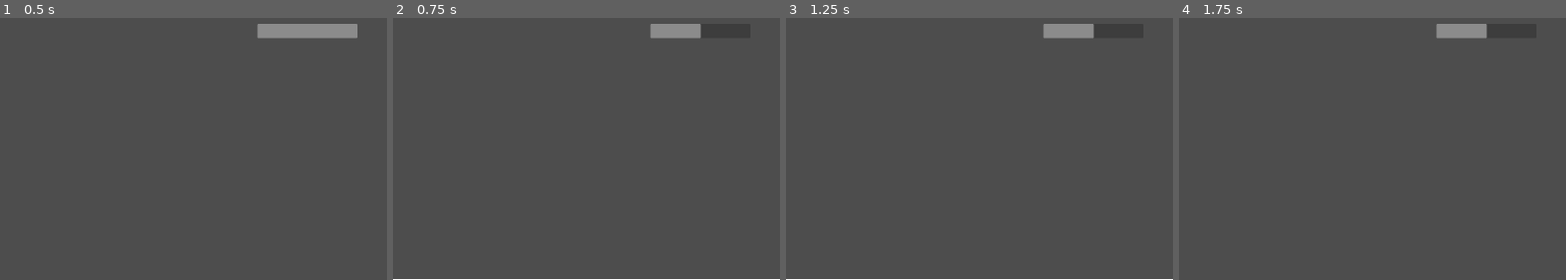
Above: before the commit, frames 1-4 (left to right).
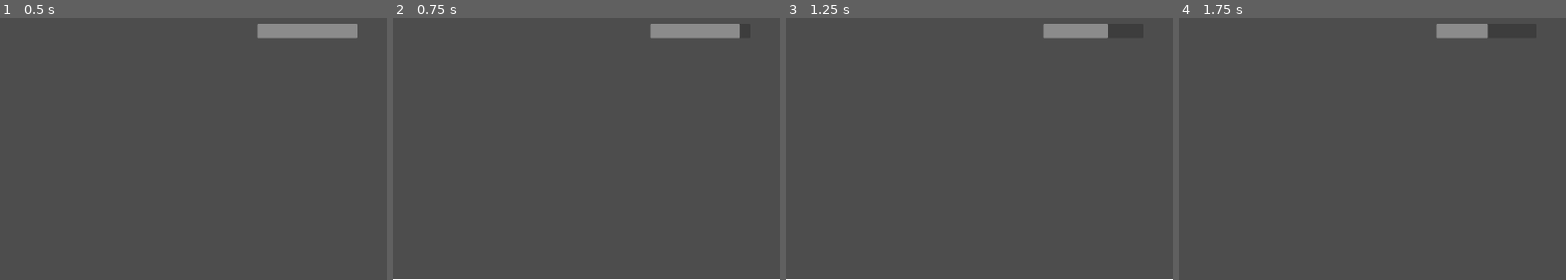
Above: after the commit, the same moments.

Repository: RajwolChapagain/Arcade-Game
Game: Godot game, scene res://main.tscn
Same seed, same stepped clock (60 frames per second), same inputs: the game is played once before the commit and once after it.
Inputs:
- Up to frame 1 (0.5 s): no input
- Up to frame 2 (0.75 s): tap Enter (p1_super) at 0.5 s; hold W (p1_thrust) from 0.53 s (still down); tap Up (p1_fire) at 0.6 s
- Up to frame 3 (1.25 s): keep holding W (p1_thrust)
- Up to frame 4 (1.75 s): release W (p1_thrust) at 1.28 s; tap A (p1_rotate_anticlockwise) at 1.35 s
The pictures show only the part of the screen within x 50-100%, y 0-50%; the shares and areas given below are measured in that part.

Frame 1 is identical in both runs. In frame 2, 0.6% of the frame differs, in the area x 79-90%, y 2-8%; in frame 3, 0.2%; in frame 4, less than 0.1%.

Commit message:
Implement gradual super damage

Diff:
--- a/ship/ship.gd
+++ b/ship/ship.gd
@@ -85,4 +85,3 @@
 
 func unfreeze():
 	frozen = false
-	print(self.name + "CAN MOVE")
--- a/ship/super.gd
+++ b/ship/super.gd
@@ -2,13 +2,13 @@
 
 @export var DAMAGE = 50
 
-func _on_body_entered(body):
-	if body.has_method("on_hit"):
-		body.on_hit(DAMAGE)
+func _physics_process(delta):
+	for body in get_overlapping_bodies():
+		if body.has_method("on_hit"):
+			body.on_hit(DAMAGE * delta)
 
-	if body.has_method("freeze"):
-		body.freeze()
-
+		if body.has_method("freeze"):
+			body.freeze()
 
 func _on_body_exited(body):
 	if body.has_method("unfreeze"):
--- a/ship/super.tscn
+++ b/ship/super.tscn
@@ -17,5 +17,4 @@
 position = Vector2(5000, 100)
 shape = SubResource("RectangleShape2D_jihrs")
 
-[connection signal="body_entered" from="." to="." method="_on_body_entered"]
 [connection signal="body_exited" from="." to="." method="_on_body_exited"]
